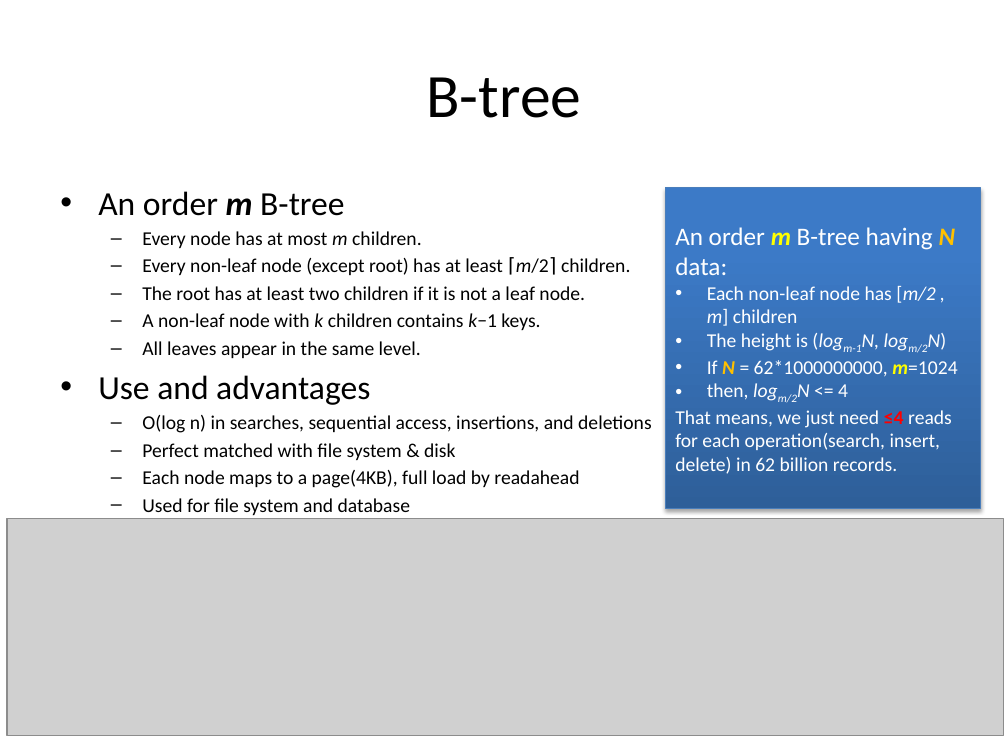
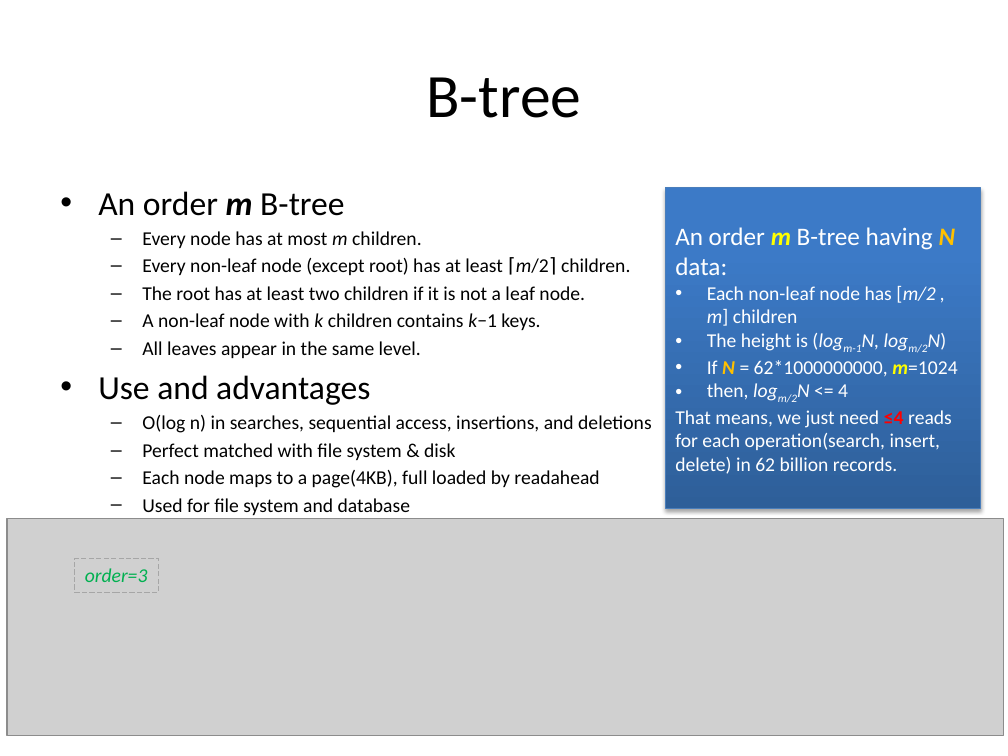
Before and after one commit to guhanjie/Knowledge-sharing, a slide deck: slide 46 of 数据存取模型.pptx (slide 42 before the commit). Drawn at 1008x756 pixels with LibreOffice and Linux fonts; fonts in the diff are those of the drawing; grey boxes stand for pictures. Boxes give left, top, right and bottom in pixels: in the first picture for what was removed or moved away, otherwise in the second. Text is boxed around its words. In the diff, an @@ line names an element or a change of style, - is before the commit and + after.

```diff
--- a/数据存取模型.pptx
+++ b/数据存取模型.pptx
@@ text at (x1=142, y1=470, x2=599, y2=488): text changed @@
-  – Each node maps to a page(4KB), full load by readahead
+  – Each node maps to a page(4KB), full loaded by readahead
@@ rectangle added at (x1=75, y1=558, x2=158, y2=593), outline #A6A6A6 0.75 pt dashed, 14 pt, text #00B050, italic @@
+order=3
```
Also in this commit, not shown: 5 other slides changed, 9 slides added, 3 slides removed.
